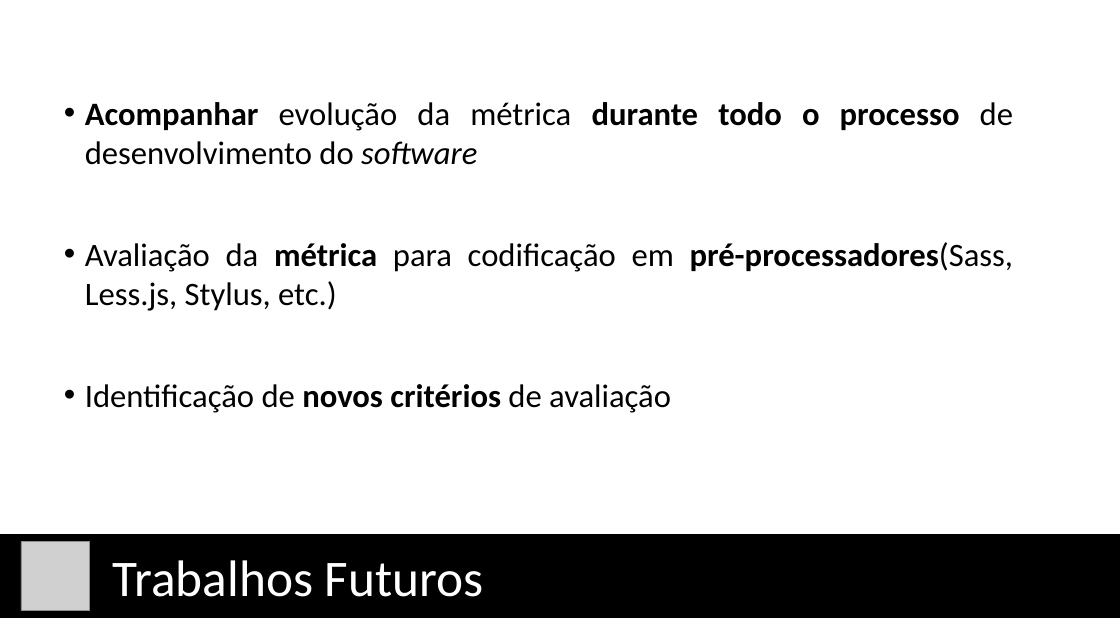
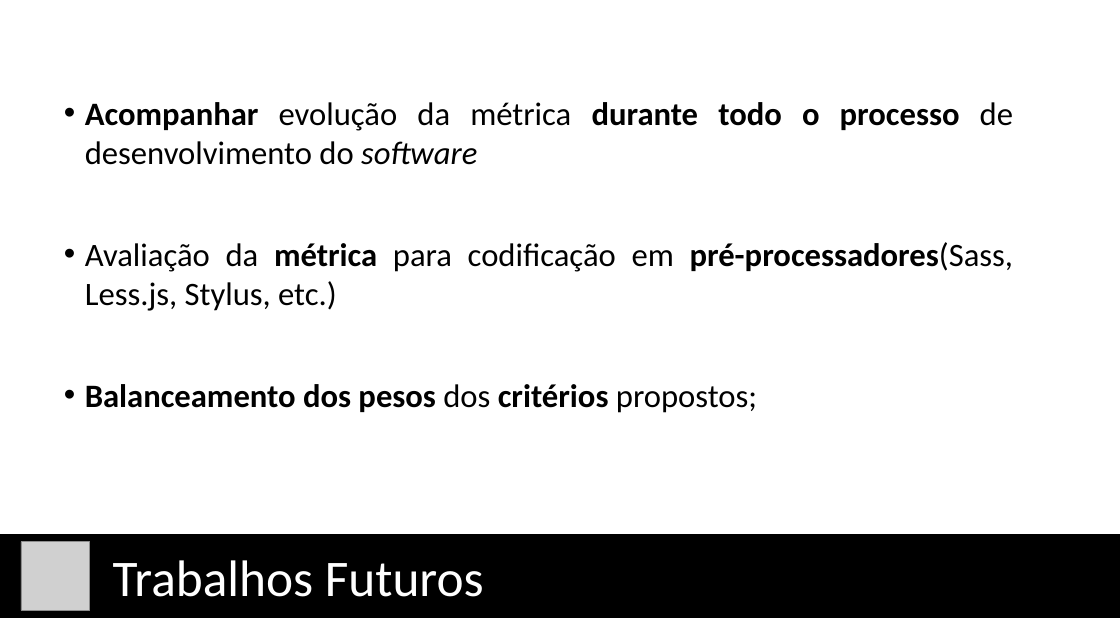
Before and after one commit to vcsalvador/TCC-I, a slide deck: slide 26 of Apresentação/Em Direção a uma Métrica de Qualidade e 2.pptx (slide 24 before the commit). Drawn at 1120x630 pixels with LibreOffice and Linux fonts; fonts in the diff are those of the drawing; grey boxes stand for pictures. Boxes give left, top, right and bottom in pixels: in the first picture for what was removed or moved away, otherwise in the second. Text is boxed around its words. In the diff, an @@ line names an element or a change of style, - is before the commit and + after.

```diff
--- a/Apresentação/Em Direção a uma Métrica de Qualidade e 2.pptx
+++ b/Apresentação/Em Direção a uma Métrica de Qualidade e 2.pptx
@@ text at (85,384,757,413): text changed; bold on @@
-• Identificação de novos critérios de avaliação
+• Balanceamento dos pesos dos critérios propostos;
```
Also in this commit, not shown: 13 other slides changed, 3 slides added, 38 other files.
